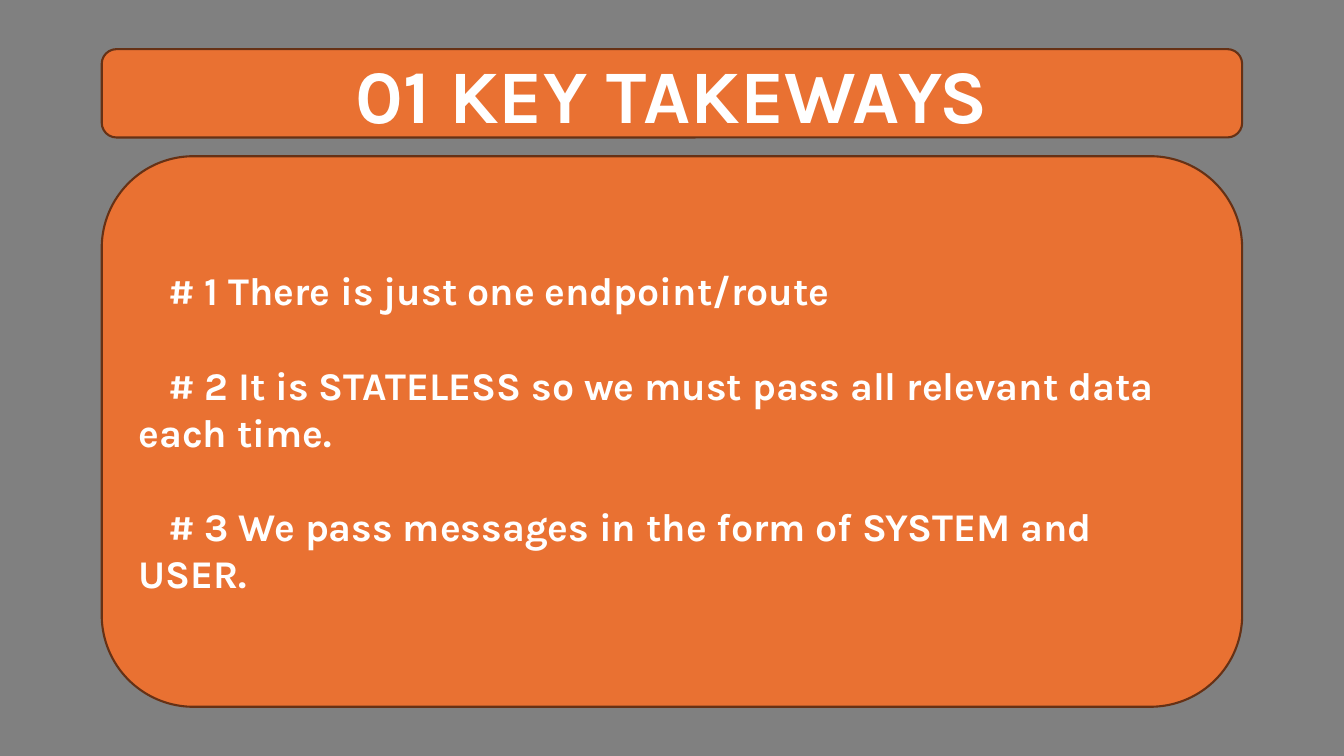
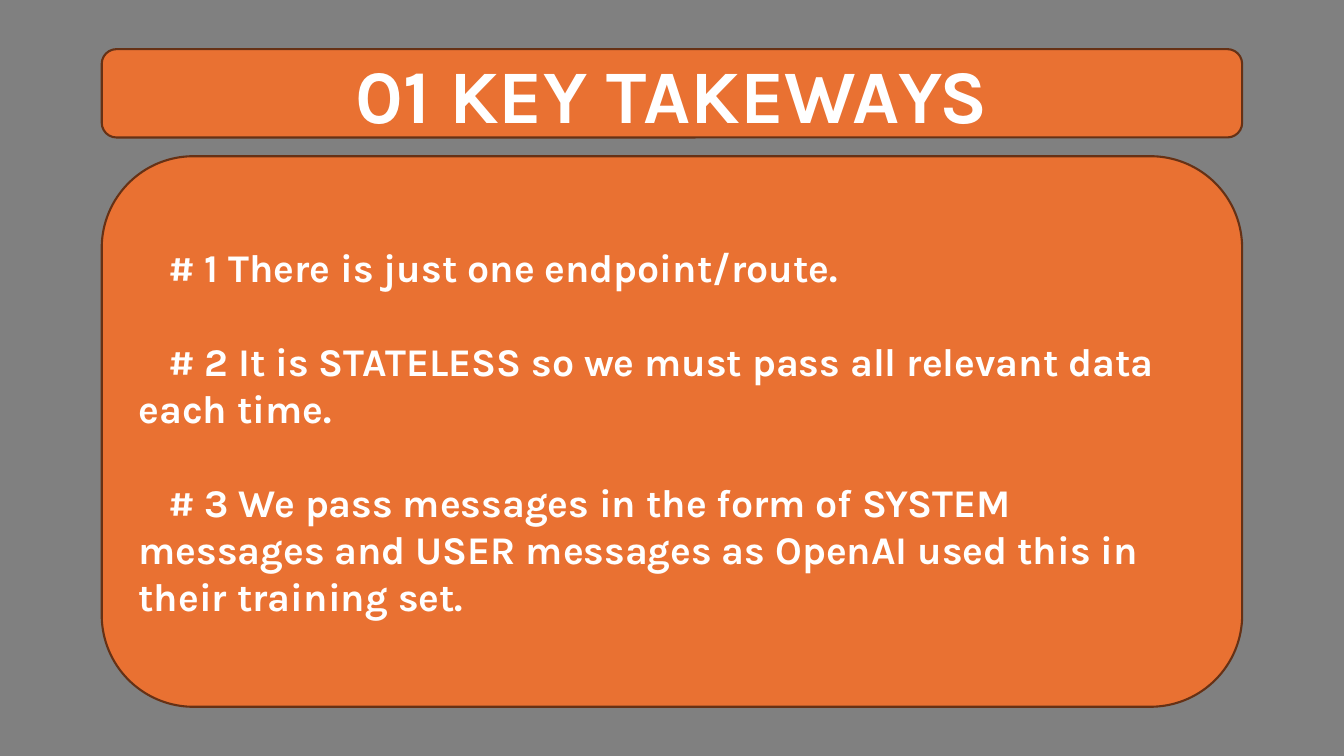
Before and after one commit to Python-Test-Engineer/btnpy, a slide deck: slide 4 of ai-agents.pptx. Drawn at 1344x756 pixels with LibreOffice and Linux fonts; fonts in the diff are those of the drawing. Boxes give left, top, right and bottom in pixels: in the first picture for what was removed or moved away, otherwise in the second. Text is boxed around its words. In the diff, an @@ line names an element or a change of style, - is before the commit and + after.

```diff
--- a/ai-agents.pptx
+++ b/ai-agents.pptx
@@ text in rounded rectangle at box(205, 252, 838, 292): text changed @@
-# 1 There is just one endpoint/route
+# 1 There is just one endpoint/route.
@@ text in rounded rectangle at box(138, 489, 1138, 621): text changed @@
-# 3 We pass messages in the form of SYSTEM and USER.
+# 3 We pass messages in the form of SYSTEM messages and USER messages as OpenAI used this in their training set.
```
Also in this commit, not shown: 2 other slides changed, 7 other files.
